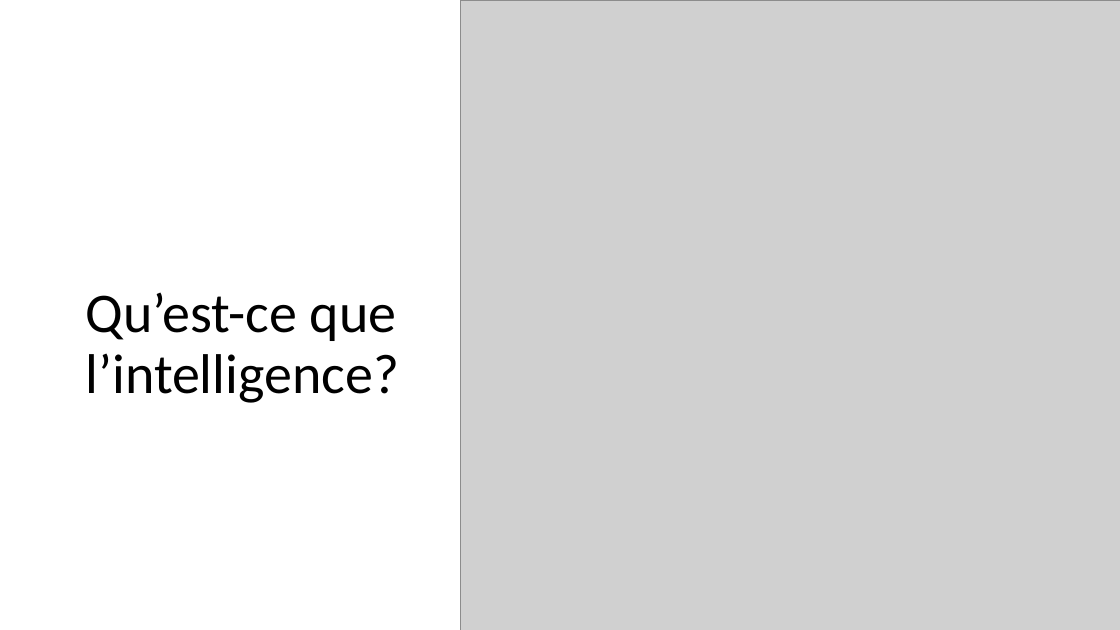
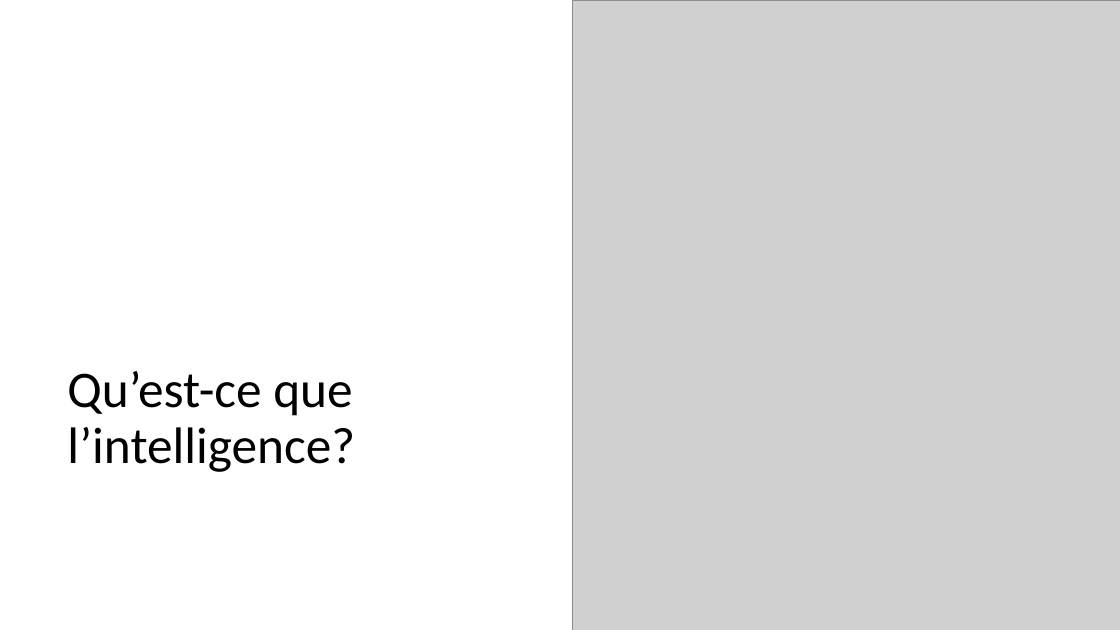
Before and after one commit to pauldubois98/AI-MythsReality, a slide deck: slide 2 of slides.pptx. Drawn at 1120x630 pixels with LibreOffice and Linux fonts; fonts in the diff are those of the drawing; grey boxes stand for pictures. Boxes give left, top, right and bottom in pixels: in the first picture for what was removed or moved away, otherwise in the second. Text is boxed around its words. In the diff, an @@ line names an element or a change of style, - is before the commit and + after.

Commit message:
updated slide

```diff
--- a/slides.pptx
+++ b/slides.pptx
@@ picture: place and size @@
-picture at [460, 0, 1120, 630]
+picture at [572, 0, 1120, 630]
@@ title "Qu’est-ce que l’intelligence?": place and size @@
-title "Qu’est-ce que l’intelligence?" at [85, 292, 399, 403]
+title "Qu’est-ce que l’intelligence?" at [67, 371, 355, 472]
@@ title "Qu’est-ce que l’intelligence?" at [67, 371, 355, 472]: size 48 to 44 pt @@
```
